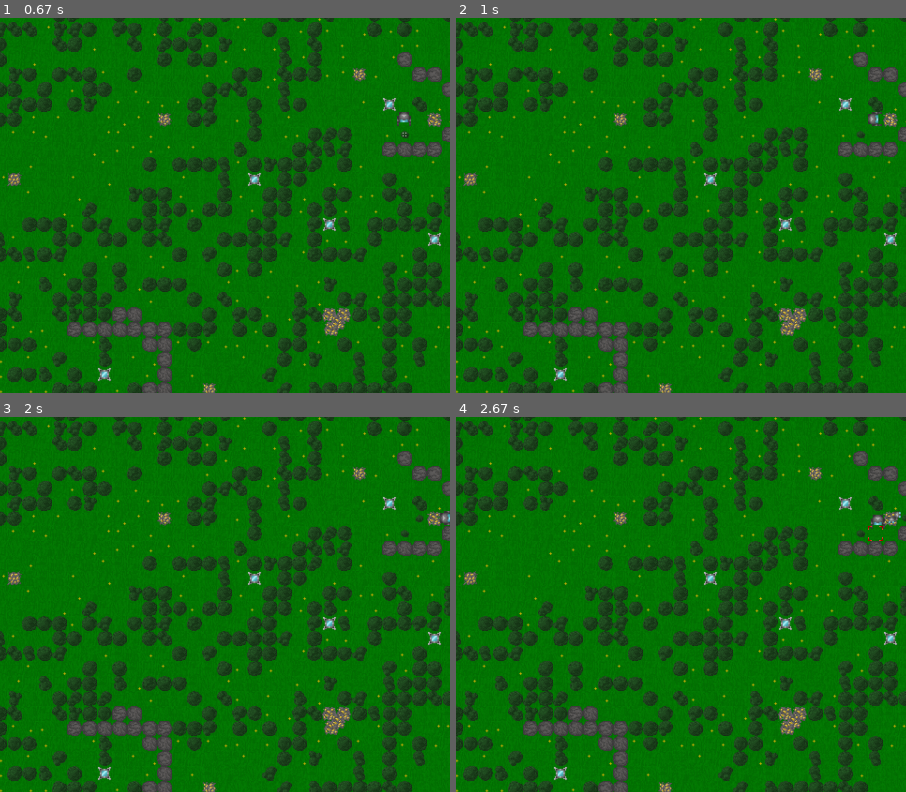
Above: before the commit, frames 1-4 (two rows, left to right).
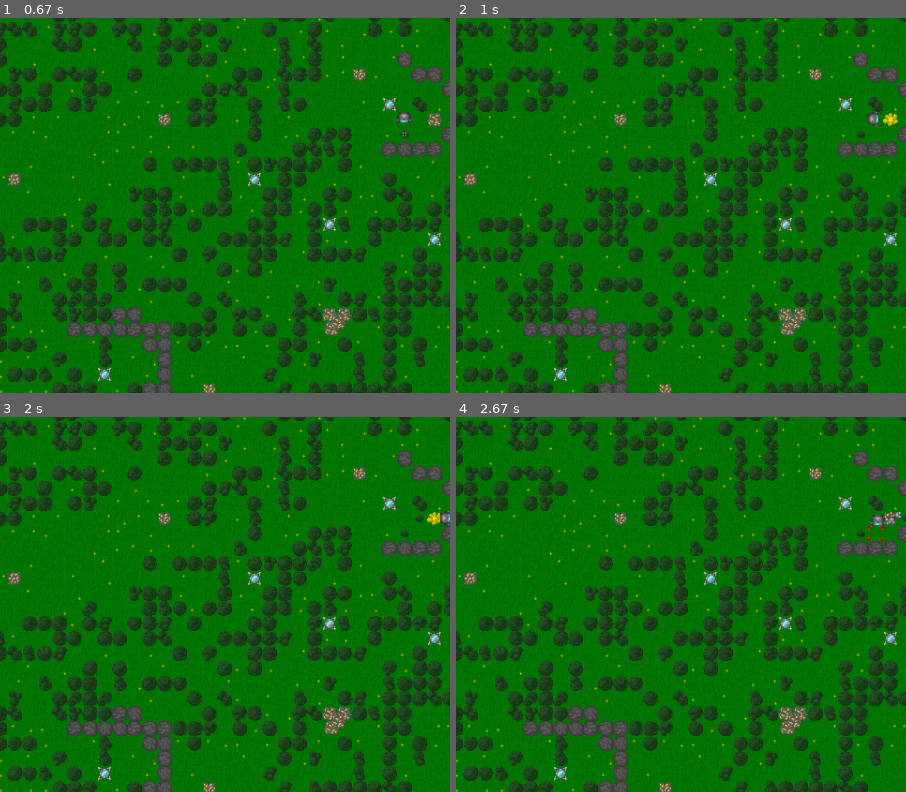
Above: after the commit, the same moments.

Repository: ZeeQyu/TileGame
Game: pygame game, started from PY3/main.py
Same seed, same stepped clock (60 frames per second), same inputs: the game is played once before the commit and once after it.
Inputs:
- Up to frame 1 (0.67 s): tap D at 0.33 s
- Up to frame 2 (1 s): hold Right from 0.67 s (still down); hold D from 0.67 s (still down); tap F at 0.73 s
- Up to frame 3 (2 s): release Right at 1.13 s; release D at 1.13 s; hold Up 1.17-1.47 s; hold W 1.17-1.47 s; tap F at 1.23, 1.57, 1.87 s; hold Right 1.5-1.97 s; hold D 1.5-1.97 s
- Up to frame 4 (2.67 s): hold Left 2-2.53 s; hold A 2-2.53 s; tap F at 2.07, 2.37, 2.63 s; hold Down from 2.57 s (still down); hold S from 2.57 s (still down)
The pictures show only the part of the screen within x 8-58%, y 37-87%; the shares and areas given below are measured in that part.

Frame 1 is identical in both runs. In frame 2, 0.1% of the frame differs, in the area x 94-99%, y 25-30%; in frame 3, 0.1%; in frame 4, less than 0.1%.

Commit message:
Added placed tiles becoming other tiles when placed on specific tiles.

Diff:
--- a/PY3/src/constants.py
+++ b/PY3/src/constants.py
@@ -125,17 +125,21 @@
          "rock": Img("rockTile.png", color_code=(0, 0, 0), random=True, collides=True),
          "rock2": Img("rockTile2.png"),
          "rock3": Img("rockTile3.png"),
-         "ore": Img("ore.png", color_code=(255, 216, 0), random=True),
+         "ore": Img("ore.png", color_code=(255, 216, 0), random=True, placeable=True),
          "ore2": Img("ore2.png"),
          "ore3": Img("ore3.png"),
          "ore4": Img("ore4.png"),
          "ore5": Img("ore5.png"),
+         "ore-sapling": Img("flower.png", destroy=[0, "ore"], evolve=[100, 200, "ore-tree"]),
+         "ore-tree": Img("flower2.png", collides=True, destroy=[10, "ore-stump"]),
+         "ore-stump": Img("flower3.png", destroy=[15, "ore"]),
          "large_ore": Img("large_ore1.png", color_code=(255, 255, 0), random=True, multi_tile=(2, 2)),
          "large_ore2": Img("large_ore2.png"),
          "large_ore3": Img("large_ore3.png"),
          "hq": Img("hq.png", color_code=(255, 106, 0), collides=True, destroy=[40, "package_tile"], multi_tile=(2, 2)),
          "start_tile": Img("emptyPixel.png", color_code=(178, 0, 255)),
          "package_tile": Img("package.png", color_code=(255, 0, 0)),
+         "ore-package": Img("placeholder.png"),
 
          "pointer": Img("emptyPixel.png"),
          "collide_pointer": Img("emptyPixel.png", collides=True),
@@ -167,8 +171,13 @@
 # The identifier of the tile that should be used
 # when the map.png decoding fails. This tile should always have placeable=True.
 DEFAULT_TILE = "grass"
+# Combinations of tiles that, when placed, gives a specific tile
+# Syntax is {"tile_to_be_placed+tile_being_placed_on": "resulting tile"}
+SPECIAL_PLACE_TILES = {"sapling+dirt": "dirt-sapling",
+                       "sapling+ore": "ore-sapling",
+                       "package_tile+ore": "ore-package"}
+
 # The tile that is placed with the players place key
-SPECIAL_PLACE_TILES = {"dirt": "dirt-sapling"}
 DEFAULT_PLACE_TILE = "sapling"
 
 # Set to true if all textures should be non-random.
--- a/PY3/src/players.py
+++ b/PY3/src/players.py
@@ -101,10 +101,7 @@
             try:
                 if c.IMAGES[g.map[x][y].type].placeable:
                     # If there is a special case for placing tiles, use that. Otherwise, use the default
-                    if g.map[x][y].type in list(c.SPECIAL_PLACE_TILES.keys()):
-                        tiles.make_tile(c.SPECIAL_PLACE_TILES[g.map[x][y].type], x, y)
-                    else:
-                        tiles.make_tile(c.DEFAULT_PLACE_TILE, x, y)
+                    tiles.make_tile(c.DEFAULT_PLACE_TILE, x, y)
             # Ignore IndexErrors because the indices might be outside of the map
             except IndexError:
                 pass
--- a/PY3/src/tiles.py
+++ b/PY3/src/tiles.py
@@ -159,7 +159,7 @@
     return is_free
 
 def make_tile(type, x, y, target=None):
-    ''' Function to create a tile of the appropriate type (Standard, Random and, later, multi-tile)
+    ''' Function to create a tile of the appropriate type (Standard, Random and multi-tile)
         Should be used instead of directly creating a specific tile unless it is certain which type
         is needed.
 
@@ -171,6 +171,10 @@
             a pointer. It should be left empty if the tile isn't a multi-tile pointer.
     '''
 
+    # Check if where you're placing the tile is subject to a special tile.
+    if g.map[x][y]:
+        if c.SPECIAL_PLACE_TILES.__contains__(type + "+" + str(g.map[x][y].type)):
+            return make_tile(c.SPECIAL_PLACE_TILES[type + "+" + str(g.map[x][y].type)], x, y)
 
     # If it is a multi-tile
     if c.IMAGES[type].multi_tile != None:
--- a/PY3/src/units.py
+++ b/PY3/src/units.py
@@ -179,8 +179,7 @@
 
         if self.target_coords == [int(self.x), int(self.y)]:
             x, y = self.get_tile()
-            g.map[x][y] = tiles.make_tile(self.tile, x, y)
-            g.update_map = True
+            tiles.make_tile(self.tile, x, y)
             if self.attached_entity != None:
                 g.special_entity_list[self.attached_entity].following_entity = None
             del g.special_entity_list[self.attached_entity + "-" + self.image]
